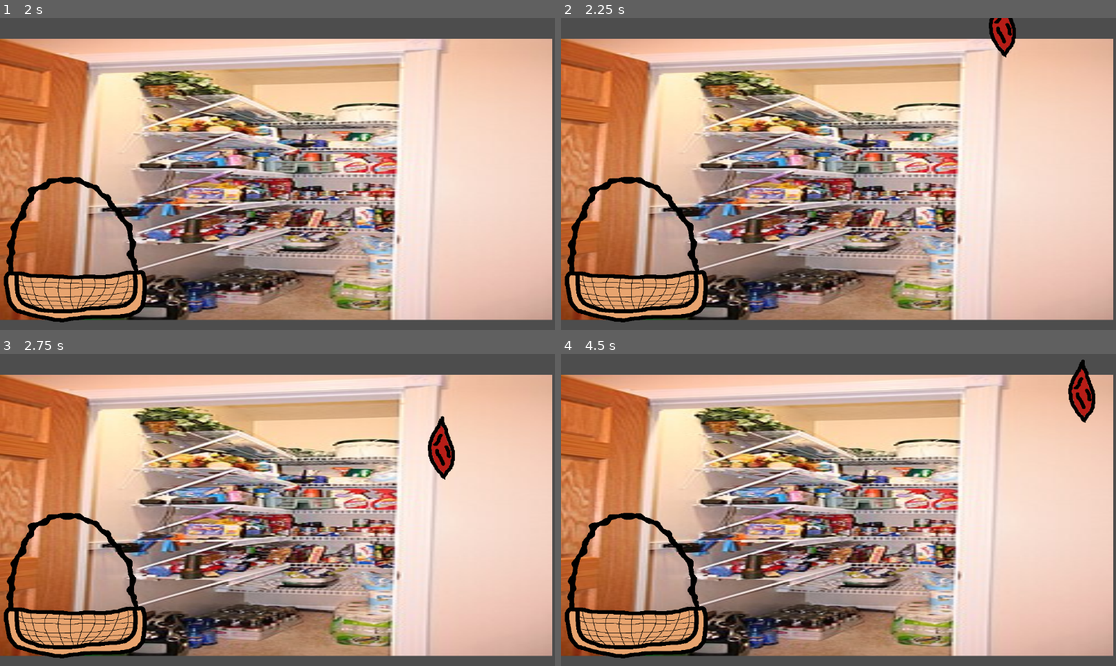
Above: before the commit, frames 1-4 (two rows, left to right).
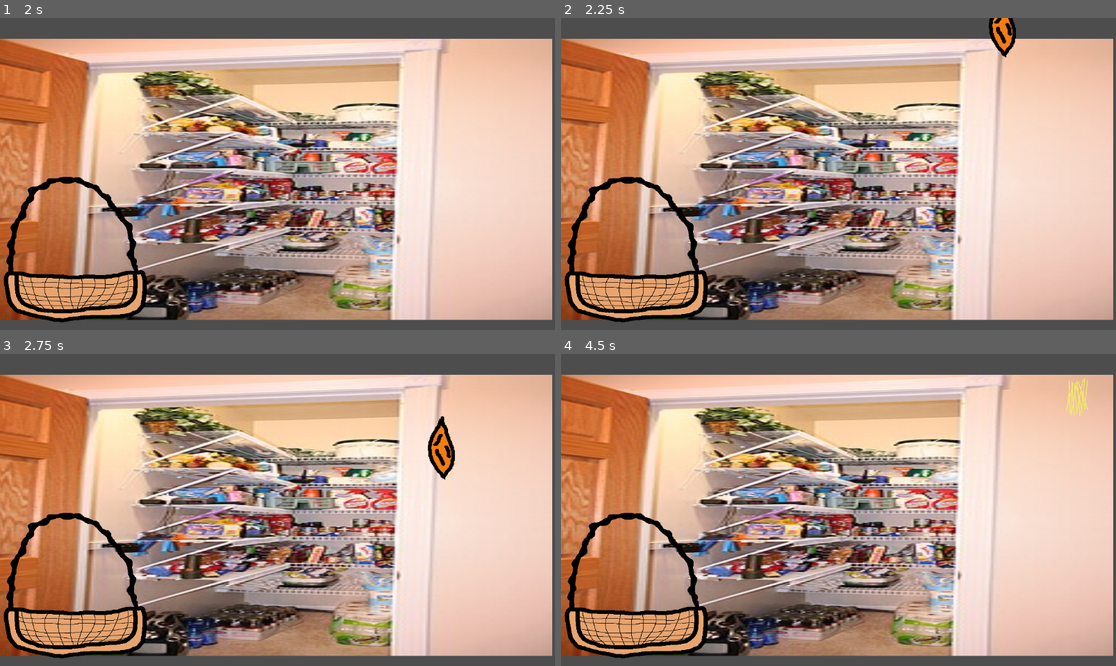
Above: after the commit, the same moments.

Repository: dacooler/TheGameTimeWarpingKitchenTheTimeCookingSimulatorTheGame2026Jam
Game: Godot game, scene res://scenes/pantry.tscn
Same seed, same stepped clock (60 frames per second), same inputs: the game is played once before the commit and once after it. This scene is started directly instead of the project's main scene.
Inputs (mouse positions are in pixels of both pictures, inside the frame that each line leads up to):
- Up to frame 1 (2 s): tap Enter at 0.5, 0.6 s; move the mouse to (399, 158) at 0.52 s; click (399, 158) at 0.67 s; tap Space at 1.25 s; drag from (166, 189) to (72, 298) at 1.27 s
- Up to frame 2 (2.25 s): tap Enter at 2, 2.1 s; move the mouse to (894, 105) at 2.02 s; click (894, 105) at 2.17 s
- Up to frame 3 (2.75 s): no input
- Up to frame 4 (4.5 s): drag from (1005, 450) to (638, 622) at 2.77 s; move the mouse to (1005, 556) at 3.52 s; tap Enter at 3.6 s; click (1005, 556) at 3.67 s; drag from (1088, 360) to (755, 432) at 4.27 s

Frame 1 is identical in both runs. In frame 2, 0.2% of the frame differs, in the area x 77-82%, y 0-11%; in frame 3, 0.3%; in frame 4, 0.7%, in the area x 90-97%, y 1-23%.

Commit message:
Pasta is now in pantry

Diff:
--- a/the-game-time-warping-kitchen-the-time-cooking-simulator-the-game-2026-jam/scenes/pantry.gd
+++ b/the-game-time-warping-kitchen-the-time-cooking-simulator-the-game-2026-jam/scenes/pantry.gd
@@ -8,6 +8,7 @@
 var products =[
 	Globals.Produce.ONION_SEED,
 	Globals.Produce.TOMATO_SEED,
+	Globals.Produce.PASTA
 ]
 
 # Called when the node enters the scene tree for the first time.
